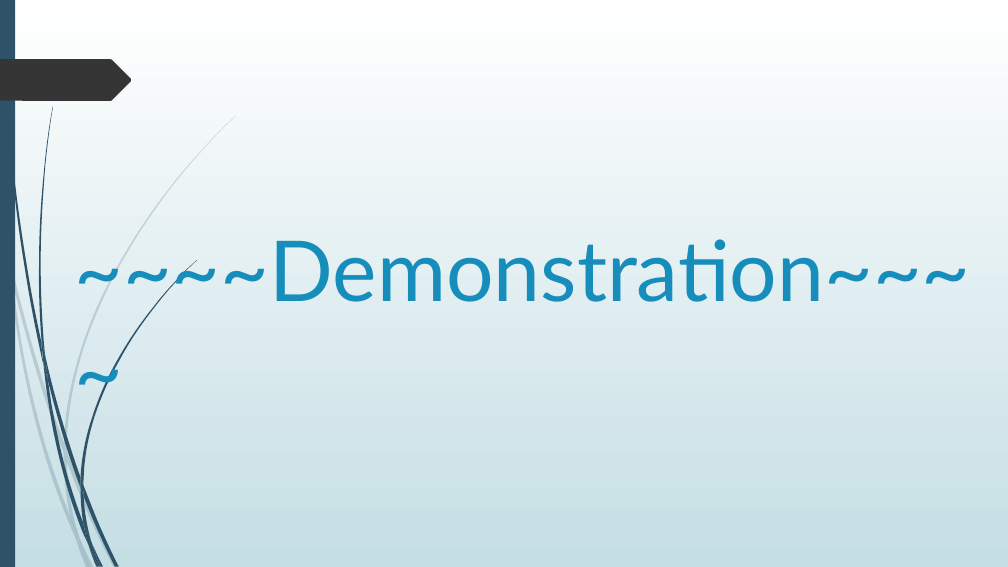
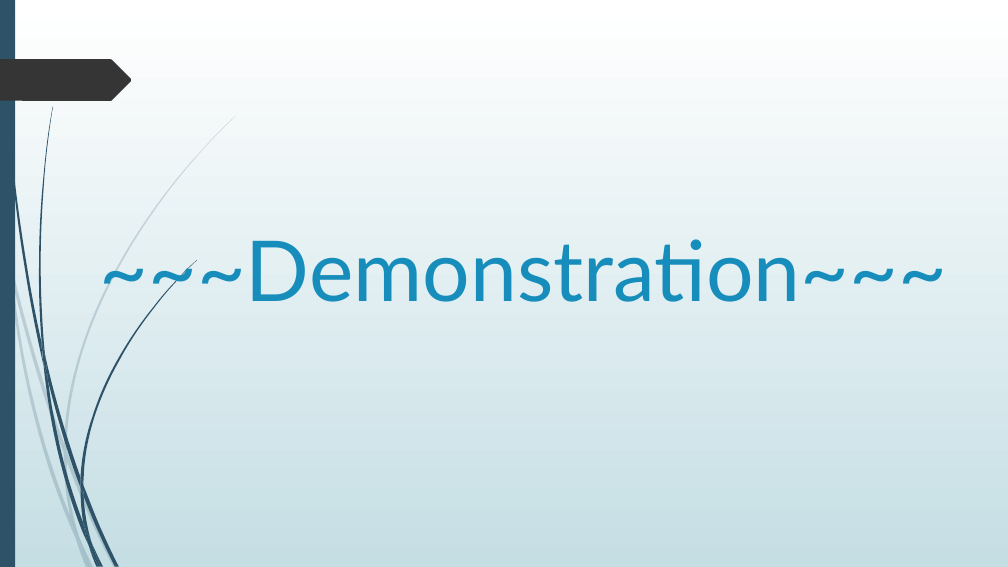
Before and after one commit to DKrein/COMP397-FinalProject, a slide deck: slide 10 of Doc/Presentation.pptx. Drawn at 1008x567 pixels with LibreOffice and Linux fonts; fonts in the diff are those of the drawing. Boxes give left, top, right and bottom in pixels: in the first picture for what was removed or moved away, otherwise in the second. Text is boxed around its words. In the diff, an @@ line names an element or a change of style, - is before the commit and + after.

```diff
--- a/Doc/Presentation.pptx
+++ b/Doc/Presentation.pptx
@@ title at [100, 239, 947, 317]: text changed @@
-~~~~Demonstration~~~~
+~~~Demonstration~~~
```
Also in this commit, not shown: 3 other slides changed, 2 slides added.
